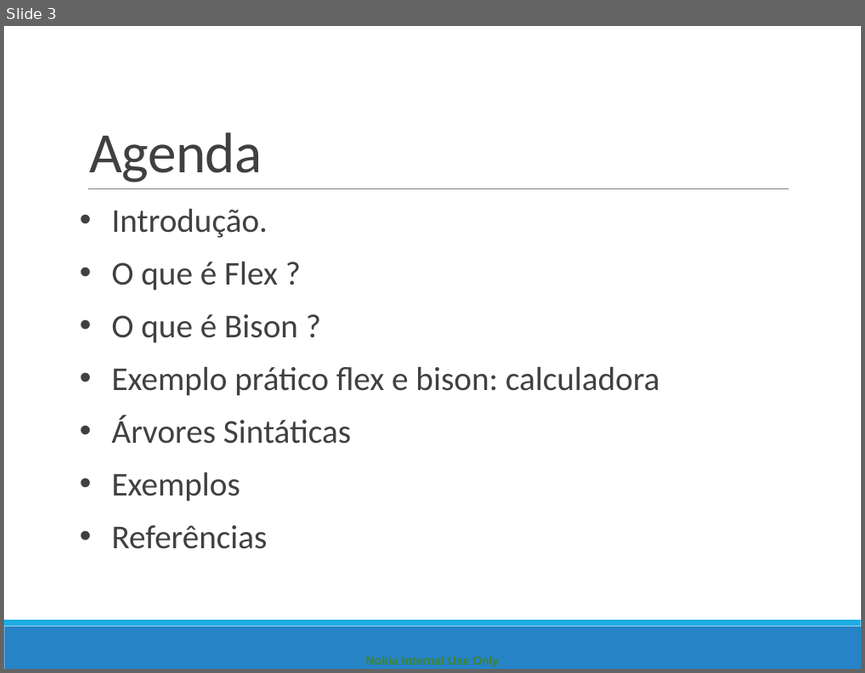
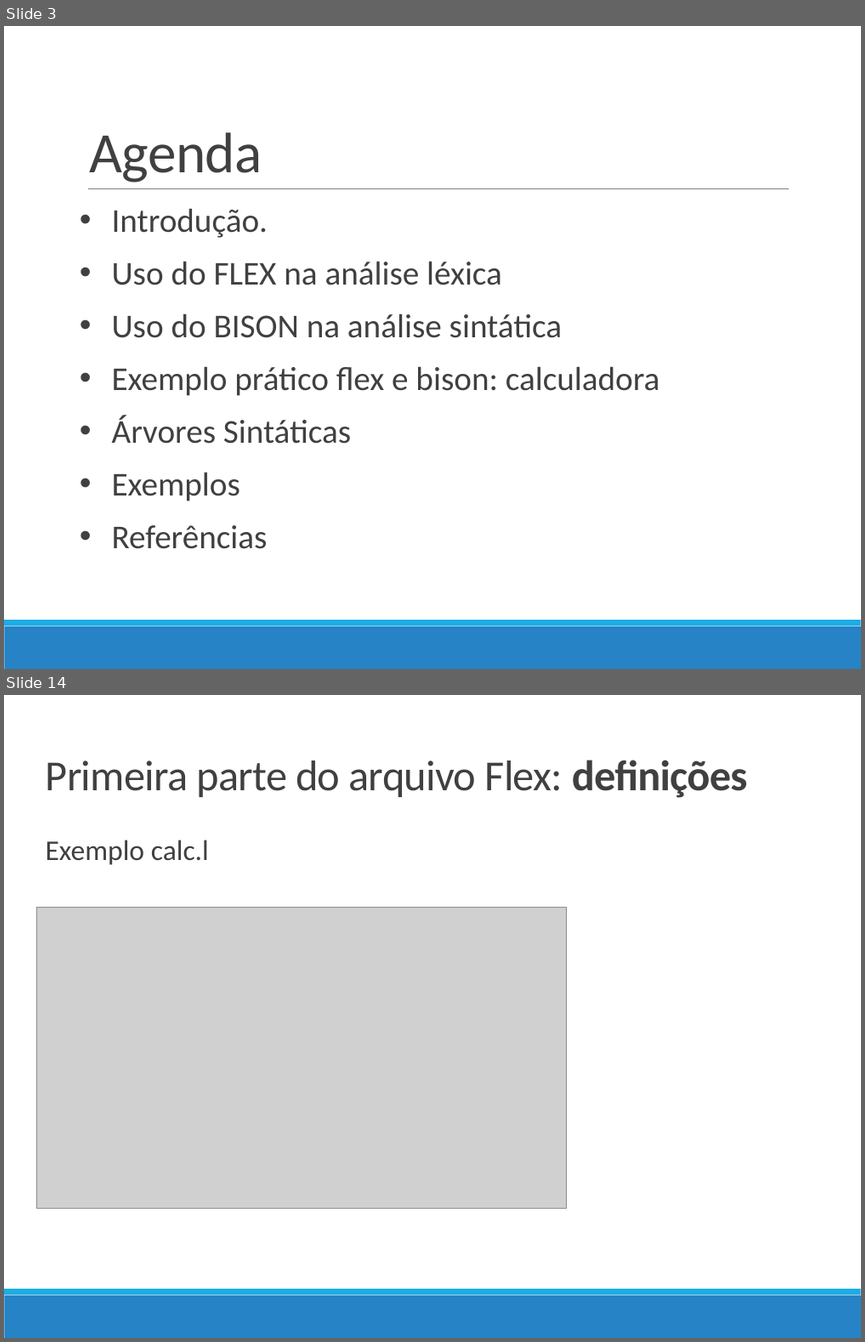
Before and after one commit to darlissonmar/compz-equipe-05-2013-1, a slide deck: trabalho-04/Apresentacao/Apresentacao_Compiladores.pptx. Shown one above the other, each under a label of ours: slide 3 before the commit, slides 3 and 14 after it; the slides between them are not shown. The pictures are 865x673 and 865x1342 pixels, drawn with LibreOffice and Linux fonts; fonts in the diff are those of the drawing; grey boxes stand for pictures. Boxes give left, top, right and bottom in pixels: in the first picture for what was removed or moved away, otherwise in the second. Text is boxed around its words. In the diff, an @@ line names an element or a change of style, - is before the commit and + after.

```diff
--- a/trabalho-04/Apresentacao/Apresentacao_Compiladores.pptx
+++ b/trabalho-04/Apresentacao/Apresentacao_Compiladores.pptx
@@ slide 14 added at (4,695,861,1338), background #FFFFFF; not listed: 2 template elements that a slide beside it also shows @@
@@ text added at (46,760,748,798), 36 pt, text #404040 @@
+Primeira parte do arquivo Flex: definições
@@ text added at (46,839,209,865), 24 pt, text #404040 @@
+Exemplo calc.l
@@ picture added at (36,907,566,1208) @@
@@ slide 3 changed as well @@
@@ text at (112,261,562,338): text changed @@
-• O que é Flex ?
-• O que é Bison ?
+• Uso do FLEX na análise léxica
+• Uso do BISON na análise sintática
@@ text removed at (366,656,499,667) @@
-Nokia Internal Use Only
```
Also in this commit, not shown: 36 other slides changed, 117 other slides added, 6 slides removed.
